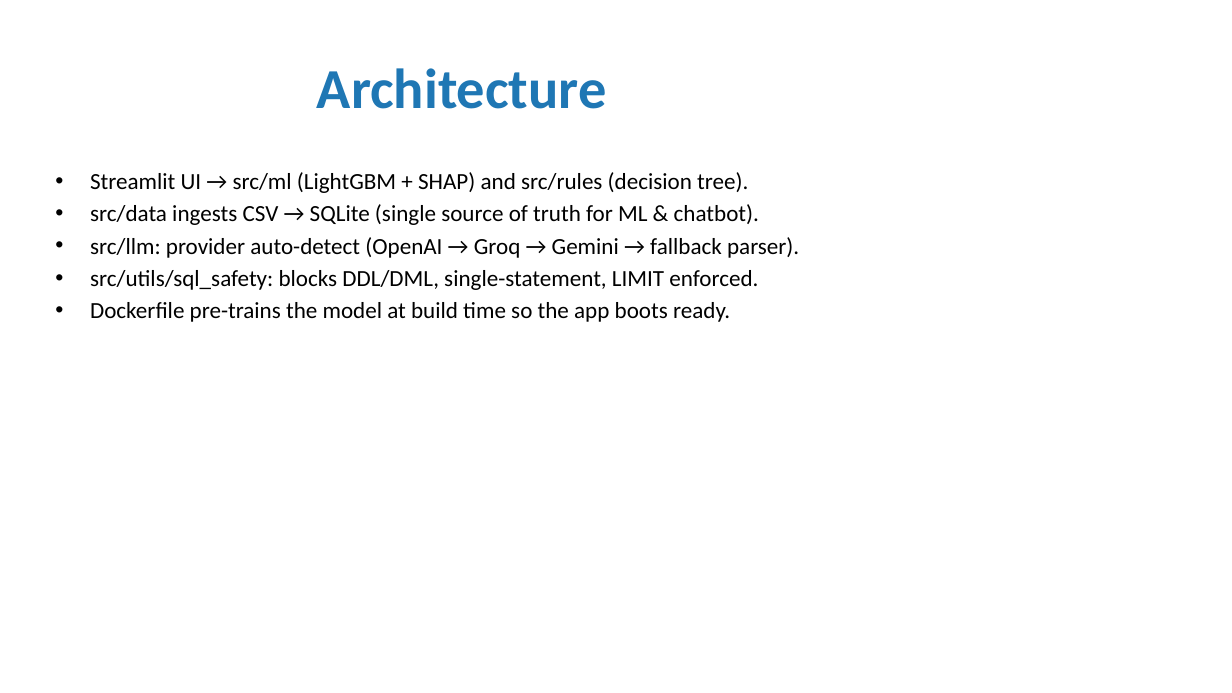
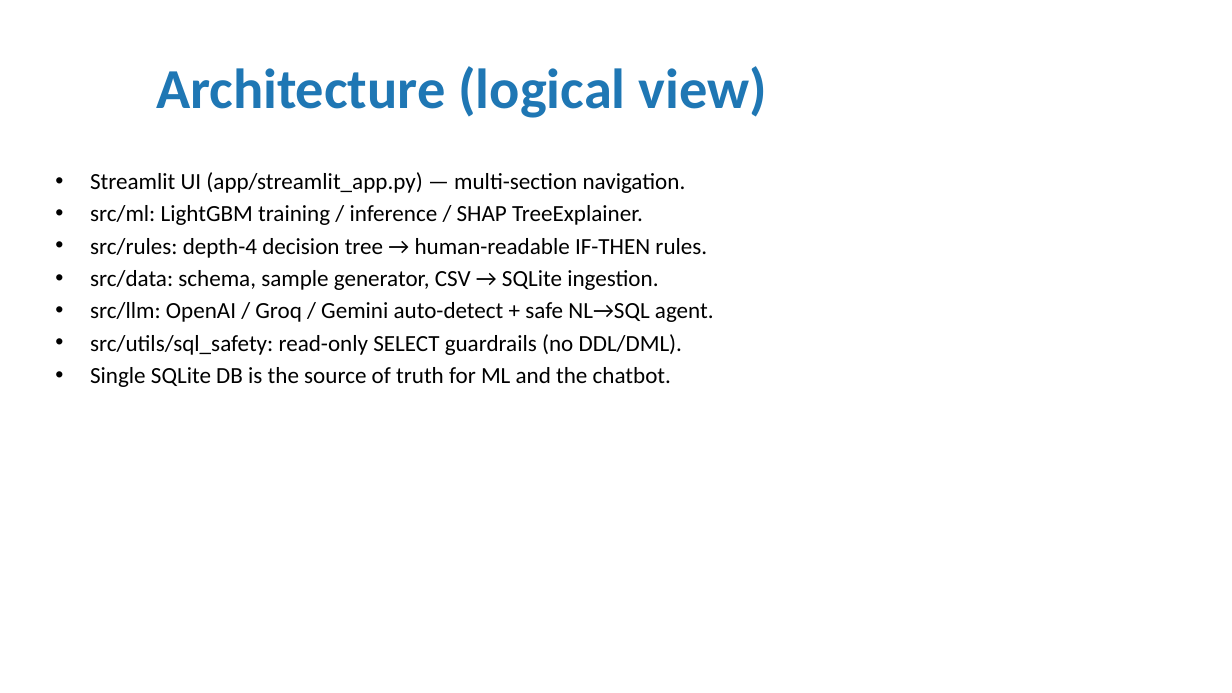
Before and after one commit to ashwani-dhayal/credit-risk-platform, a slide deck: slide 4 of documents/presentation.pptx. Drawn at 1232x693 pixels with LibreOffice and Linux fonts; fonts in the diff are those of the drawing. Boxes give left, top, right and bottom in pixels: in the first picture for what was removed or moved away, otherwise in the second. Text is boxed around its words. In the diff, an @@ line names an element or a change of style, - is before the commit and + after.

```diff
--- a/documents/presentation.pptx
+++ b/documents/presentation.pptx
@@ title at (156,66,766,118): text changed @@
-Architecture
+Architecture (logical view)
@@ text at (90,172,714,387): text changed @@
-• Streamlit UI → src/ml (LightGBM + SHAP) and src/rules (decision tree).
-• src/data ingests CSV → SQLite (single source of truth for ML & chatbot).
-• src/llm: provider auto-detect (OpenAI → Groq → Gemini → fallback parser).
-• src/utils/sql_safety: blocks DDL/DML, single-statement, LIMIT enforced.
-• Dockerfile pre-trains the model at build time so the app boots ready.
+• Streamlit UI (app/streamlit_app.py) — multi-section navigation.
+• src/ml: LightGBM training / inference / SHAP TreeExplainer.
+• src/rules: depth-4 decision tree → human-readable IF-THEN rules.
+• src/data: schema, sample generator, CSV → SQLite ingestion.
+• src/llm: OpenAI / Groq / Gemini auto-detect + safe NL→SQL agent.
+• src/utils/sql_safety: read-only SELECT guardrails (no DDL/DML).
+• Single SQLite DB is the source of truth for ML and the chatbot.
```
Also in this commit, not shown: 8 other slides changed, 10 slides added, 6 slides removed, 11 other files.
